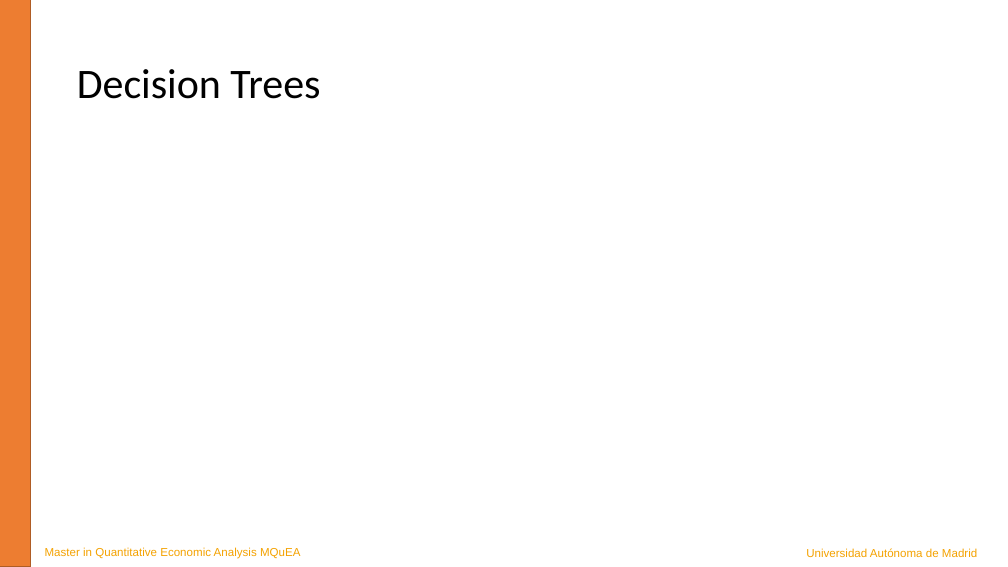
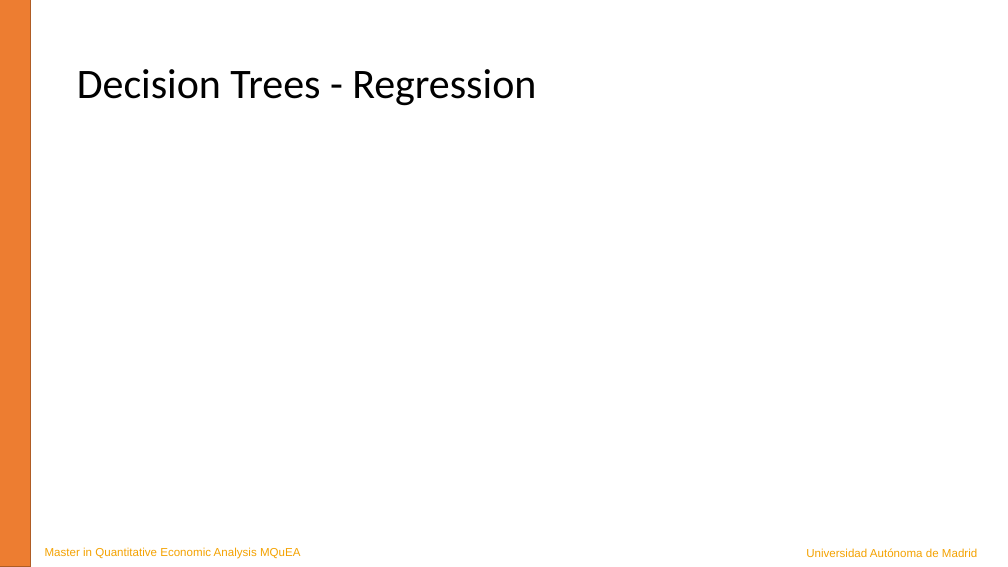
Before and after one commit to JavierBas/IMLEF-MQuEA, a slide deck: slide 7 of Course content/Slides/Topic 5 - Tree-based methods.pptx. Drawn at 1008x567 pixels with LibreOffice and Linux fonts; fonts in the diff are those of the drawing; grey boxes stand for pictures. Boxes give left, top, right and bottom in pixels: in the first picture for what was removed or moved away, otherwise in the second. Text is boxed around its words. In the diff, an @@ line names an element or a change of style, - is before the commit and + after.

```diff
--- a/Course content/Slides/Topic 5 - Tree-based methods.pptx
+++ b/Course content/Slides/Topic 5 - Tree-based methods.pptx
@@ title at (x1=77, y1=69, x2=536, y2=106): text changed @@
-Decision Trees
+Decision Trees - Regression
```
Also in this commit, not shown: 2 other slides changed, 7 slides added, 1 other file.
